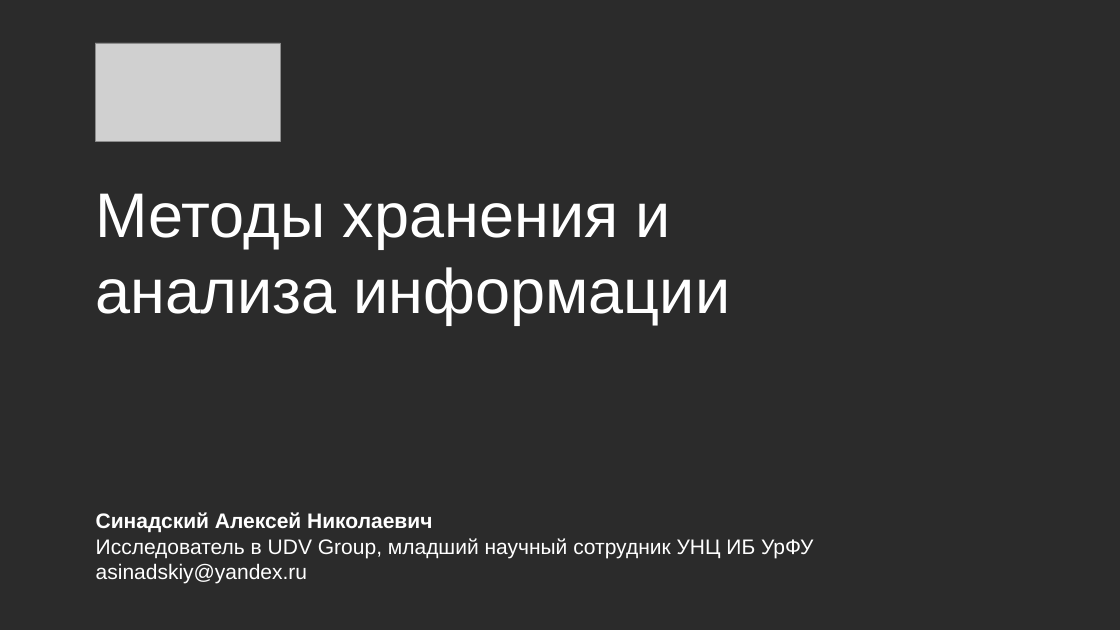
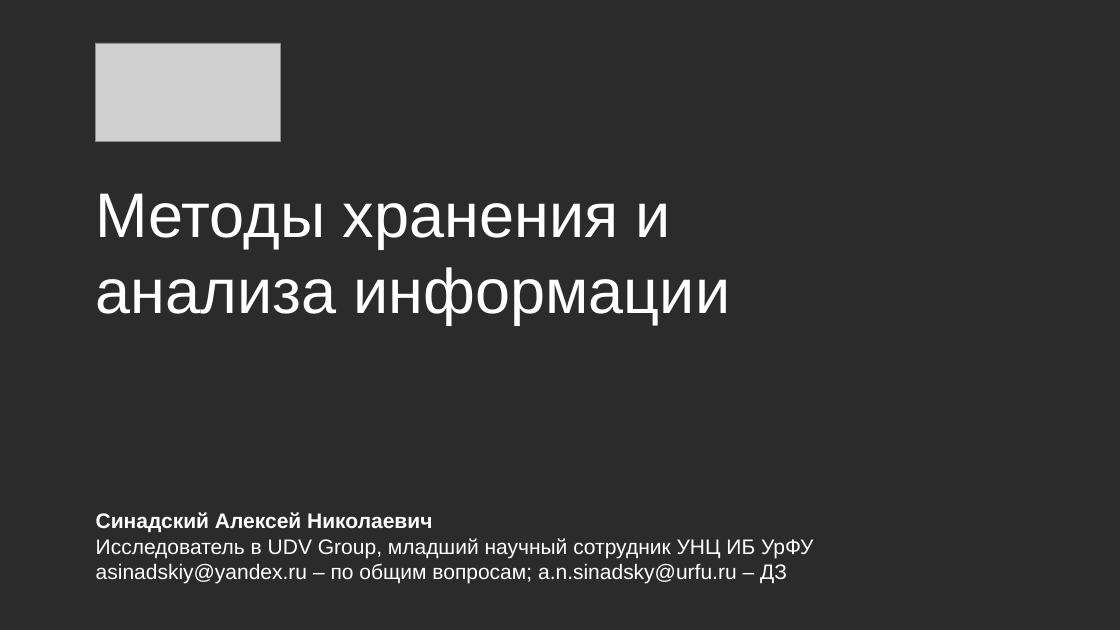
Before and after one commit to CyberLympha/data-analyze-for-cybersecurity, a slide deck: slide 1 of Лекции/3/Лекция 3 Методы хранения и анализа информации.pptx. Drawn at 1120x630 pixels with LibreOffice and Linux fonts; fonts in the diff are those of the drawing; grey boxes stand for pictures; background and template pictures are left out; a plain dark background stands for a picture behind light text. Boxes give left, top, right and bottom in pixels: in the first picture for what was removed or moved away, otherwise in the second. Text is boxed around its words. In the diff, an @@ line names an element or a change of style, - is before the commit and + after.

```diff
--- a/Лекции/3/Лекция 3 Методы хранения и анализа информации.pptx
+++ b/Лекции/3/Лекция 3 Методы хранения и анализа информации.pptx
@@ text at (x1=96, y1=563, x2=787, y2=583): text changed @@
-asinadskiy@yandex.ru
+asinadskiy@yandex.ru – по общим вопросам; a.n.sinadsky@urfu.ru – ДЗ
```
Also in this commit, not shown: 6 other slides changed, 1 slide removed.
